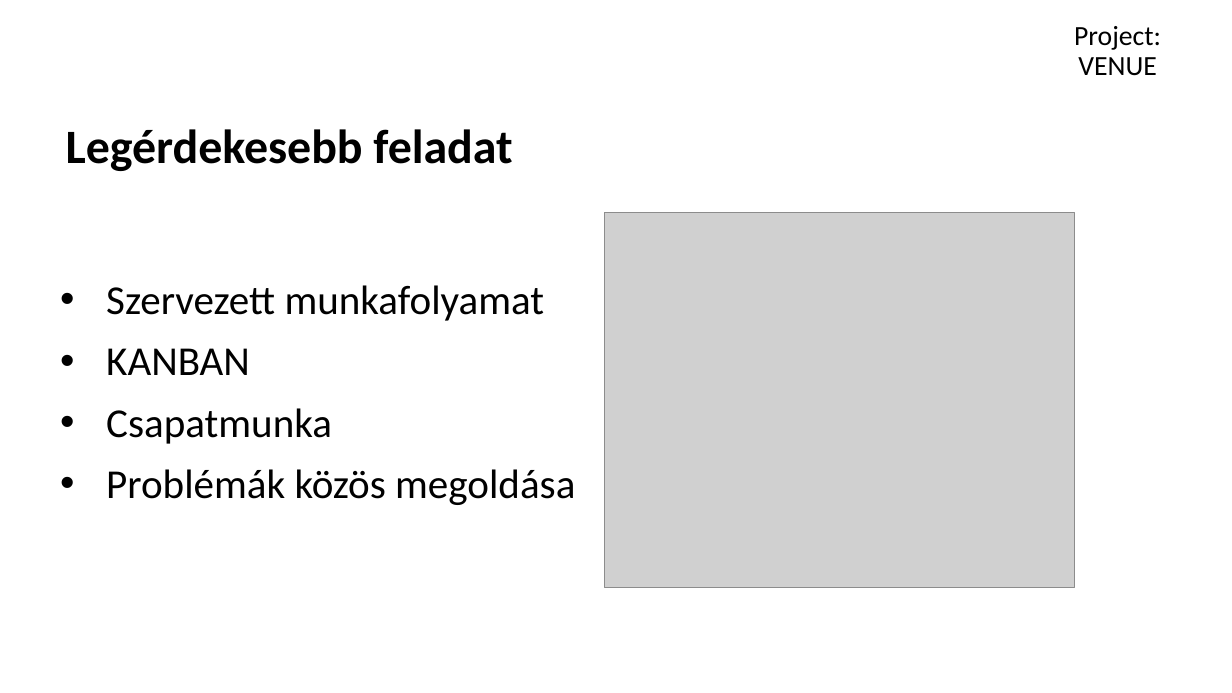
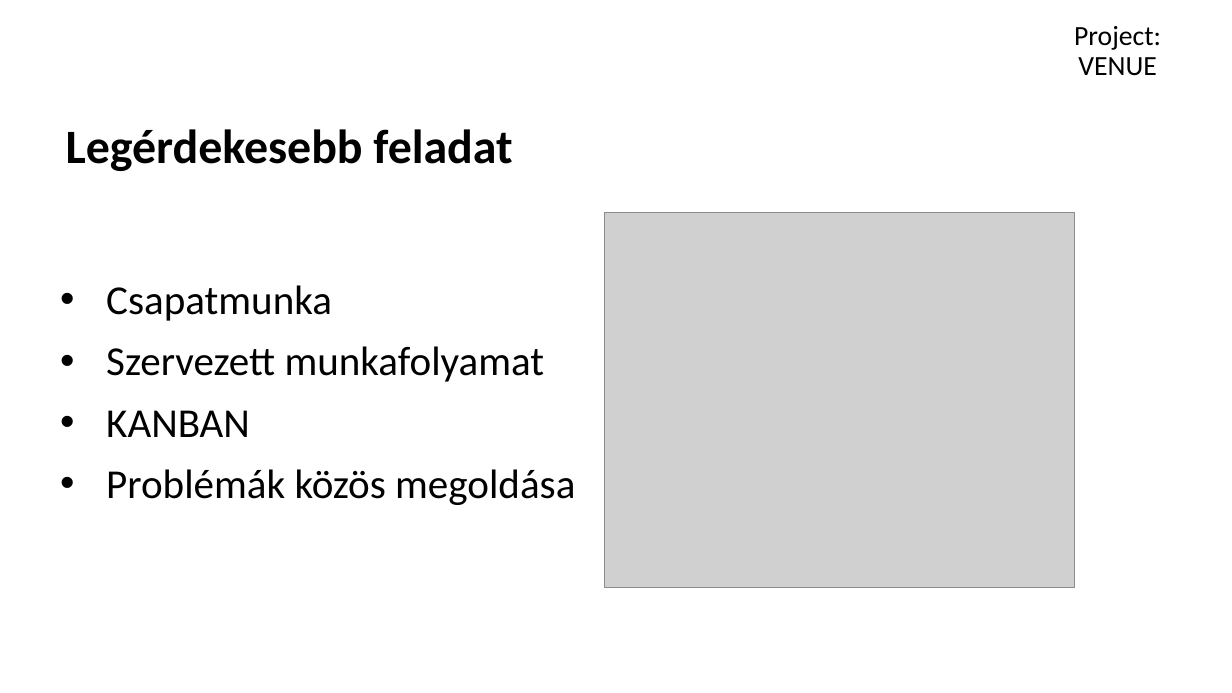
Before and after one commit to schonherz-java-ee-2016-summer/project, a slide deck: slide 8 of presentations/venue/nagykeri_bence/nagykeri_bence_prezi.pptx. Drawn at 1232x693 pixels with LibreOffice and Linux fonts; fonts in the diff are those of the drawing; grey boxes stand for pictures; background and template pictures are left out. Boxes give left, top, right and bottom in pixels: in the first picture for what was removed or moved away, otherwise in the second. Text is boxed around its words. In the diff, an @@ line names an element or a change of style, - is before the commit and + after.

Commit message:
Update

```diff
--- a/presentations/venue/nagykeri_bence/nagykeri_bence_prezi.pptx
+++ b/presentations/venue/nagykeri_bence/nagykeri_bence_prezi.pptx
@@ text at [106,285,332,321]: paragraph added @@
+• Csapatmunka
@@ text at [106,408,332,444]: paragraph removed @@
-• Csapatmunka
```
Also in this commit, not shown: 2 other slides changed.
